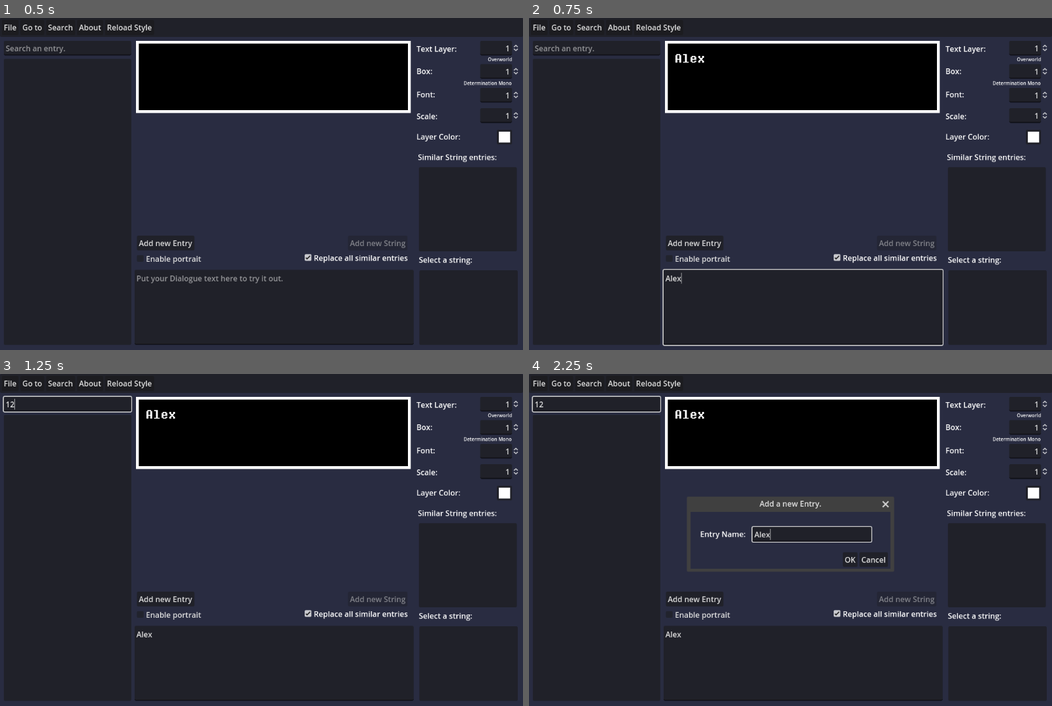
Above: before the commit, frames 1-4 (two rows, left to right).
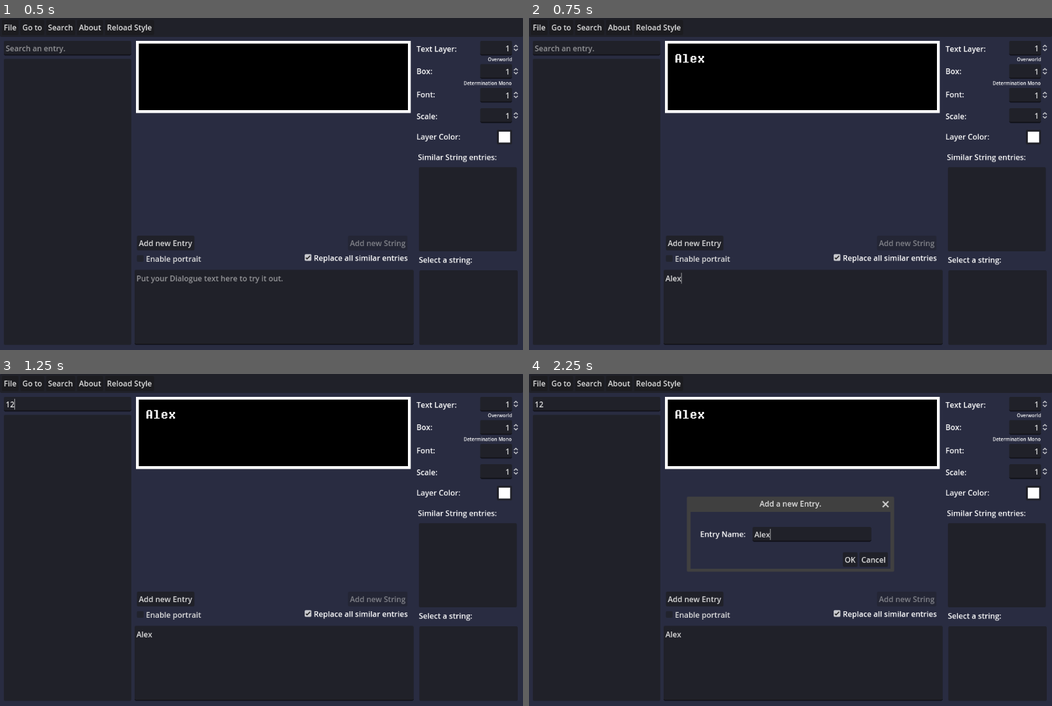
Above: after the commit, the same moments.

Repository: ryi3r/DialogueHelper
Game: Godot game, scene res://Main.tscn
The game is run twice, just before and just after one commit, with the same random seed, the same clock (stepped at 60 frames per second) and the same inputs.
Inputs (mouse positions are in pixels of both pictures, inside the frame that each line leads up to):
- Up to frame 1 (0.5 s): no input
- Up to frame 2 (0.75 s): click (800, 306) at 0.52 s; type "Alex" at 0.6 s
- Up to frame 3 (1.25 s): click (67, 403) at 0.75 s; type "12" at 0.83 s
- Up to frame 4 (2.25 s): click "Add new Entry" at 1.25 s; click (811, 533) at 2.02 s; type "Alex" at 2.1 s

Frame 1 is identical in both runs. In frame 2, 0.5% of the frame differs, in the area x 25-80%, y 75-99%; in frame 3, 0.2%; in frame 4, 0.4%.

Commit message:
Change focus mode behaviour

Diff:
--- a/Main.tscn
+++ b/Main.tscn
@@ -157,6 +157,7 @@
 offset_top = -5.0
 offset_right = 217.063
 offset_bottom = 26.0
+focus_mode = 2
 min_value = 1.0
 value = 1.0
 rounded = true
@@ -175,6 +176,7 @@
 offset_top = -3.0
 offset_right = 217.063
 offset_bottom = 28.0
+focus_mode = 2
 min_value = 1.0
 value = 1.0
 rounded = true
@@ -204,6 +206,7 @@
 offset_top = -2.0
 offset_right = 217.063
 offset_bottom = 29.0
+focus_mode = 2
 min_value = 1.0
 value = 1.0
 rounded = true
@@ -232,6 +235,7 @@
 offset_top = -5.0
 offset_right = 217.063
 offset_bottom = 26.0
+focus_mode = 2
 step = 0.01
 value = 1.0
 alignment = 2
@@ -268,7 +272,6 @@
 offset_top = 86.0
 offset_right = 276.0
 offset_bottom = 688.0
-focus_mode = 0
 allow_reselect = true
 
 [node name="StringSelector" type="Label" parent="."]
@@ -285,7 +288,6 @@
 offset_top = 34.0
 offset_right = 208.0
 offset_bottom = 191.0
-focus_mode = 0
 allow_reselect = true
 
 [node name="SimilarEntries" type="Label" parent="."]
@@ -302,7 +304,6 @@
 offset_top = 33.0
 offset_right = 208.0
 offset_bottom = 210.0
-focus_mode = 0
 
 [connection signal="pressed" from="Panel/MenuBar/Container/GoTo" to="." method="open_go_to_menu"]
 [connection signal="pressed" from="Panel/MenuBar/Container/Search" to="." method="open_search_menu"]
--- a/Subwindows/Settings.tscn
+++ b/Subwindows/Settings.tscn
@@ -23,6 +23,7 @@
 offset_bottom = -10.0
 grow_horizontal = 0
 grow_vertical = 0
+focus_mode = 0
 text = "OK"
 
 [node name="CancelButton" type="Button" parent="."]
@@ -37,6 +38,7 @@
 offset_bottom = -10.0
 grow_horizontal = 0
 grow_vertical = 0
+focus_mode = 0
 text = "Cancel"
 
 [node name="EnableGit" type="CheckBox" parent="."]
--- /dev/null
+++ b/Theme.tres
@@ -0,0 +1,15 @@
+[gd_resource type="Theme" load_steps=5 format=3 uid="uid://diedt7gjaaeij"]
+
+[sub_resource type="StyleBoxEmpty" id="StyleBoxEmpty_r33xn"]
+
+[sub_resource type="StyleBoxEmpty" id="StyleBoxEmpty_ubgh5"]
+
+[sub_resource type="StyleBoxEmpty" id="StyleBoxEmpty_ggd1p"]
+
+[sub_resource type="StyleBoxEmpty" id="StyleBoxEmpty_e0k70"]
+
+[resource]
+ItemList/styles/focus = SubResource("StyleBoxEmpty_r33xn")
+LineEdit/styles/focus = SubResource("StyleBoxEmpty_ubgh5")
+OptionButton/styles/focus = SubResource("StyleBoxEmpty_ggd1p")
+TextEdit/styles/focus = SubResource("StyleBoxEmpty_e0k70")
--- a/project.godot
+++ b/project.godot
@@ -47,6 +47,10 @@
 naming/scene_name_casing=1
 naming/script_name_casing=1
 
+[gui]
+
+theme/custom="res://Theme.tres"
+
 [network]
 
 limits/debugger/max_chars_per_second=999999999
